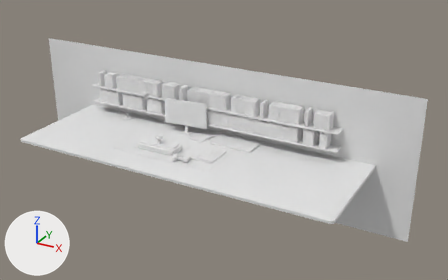
Two versions of the Blender file blender/ETV_animatic_verdict.blend, one commit apart.
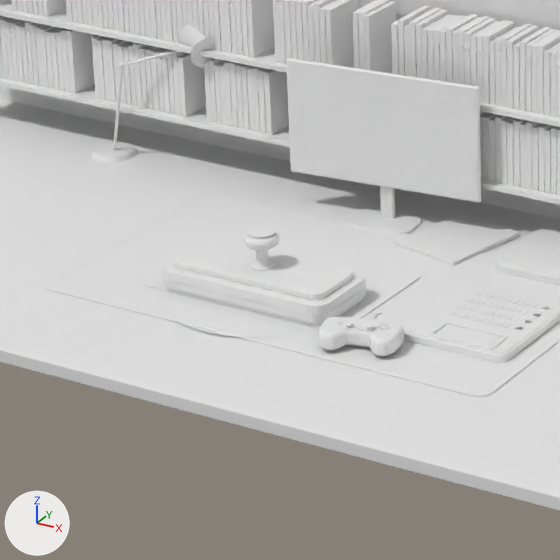
Old and new are each drawn whole from a camera (50 mm lens) standing at (63.5, -97.2, 52.9) and looking at (6.7, 6.2, 1.1) and again close up on the part from 23% to 50% of the width and 30% to 74% of the height. Lighting does not change. The marker at lower left points along +X, +Y and +Z. The older version's two pictures come first. Both versions are drawn at frame 294 of the action 'Оттиск: движение'; the numbers are the values there.

Names of what the first close-up shows: 'Стол из камня', 'часть', 'часть 180', 'часть 349', 'часть 351', 'часть 4', 'часть 462', 'часть 463', 'часть 469', 'часть 474', 'часть 475', 'часть 484', 'часть 5' and 175 more.
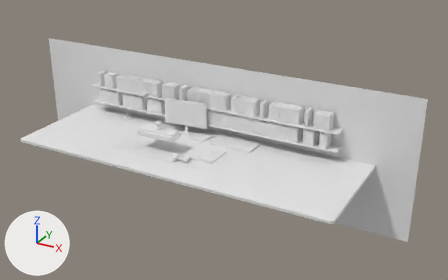
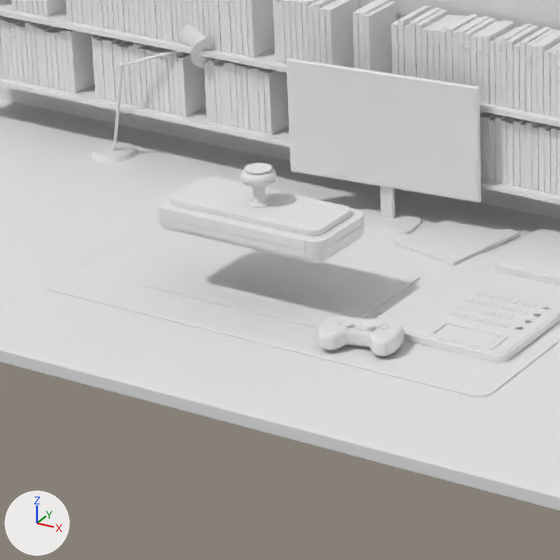
ob_штамп is not drawn itself; it is the parent of ob_часть_473, ob_часть_474, ob_часть_475, ob_часть_476, ob_часть_477, ob_часть_478, ob_часть_479, ob_часть_480.

Changed parts and their boxes [x1, y1, x2, y2] in the close-ups (560 x 560 px):
'часть 475', moved
    before: [174, 238, 353, 300]
    after: [170, 176, 351, 236]
'часть 474', moved
    before: [162, 241, 366, 323]
    after: [158, 180, 364, 259]
'часть 476', moved
    before: [244, 232, 279, 271]
    after: [241, 168, 277, 208]
'часть 473', moved
    before: [165, 287, 364, 326]
    after: [161, 224, 362, 263]
'часть 477', moved
    before: [247, 226, 275, 238]
    after: [244, 163, 272, 174]
'часть 484', rescaled (not visible afterwards)
    before: [161, 291, 318, 337]
'часть 481', moved
    before: [161, 274, 366, 315]
    after: [157, 212, 364, 251]
'часть 478', moved
    before: [244, 242, 279, 249]
    after: [241, 177, 277, 185]
'часть 480', moved
    before: [247, 238, 279, 245]
    after: [241, 175, 276, 181]
'часть 349', unchanged, uncovered by the edit
    before: [144, 232, 421, 328]
    after: [144, 241, 421, 328]

What the commit changed:
Object 'Штамп' (ob_штамп) moves from (-3.9, -1.9, 0.107) to (-3.9, -1.9, 3.117).
Object 'часть 484' (ob_часть_484) is rescaled from (4.54, 4.54, 4.54) to (0.0, 0.0, 0.0).
